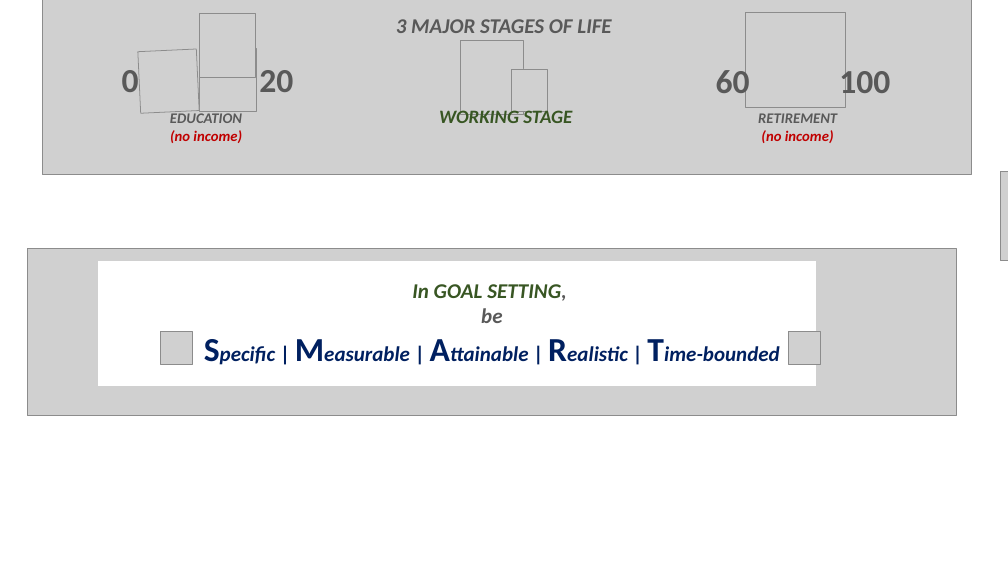
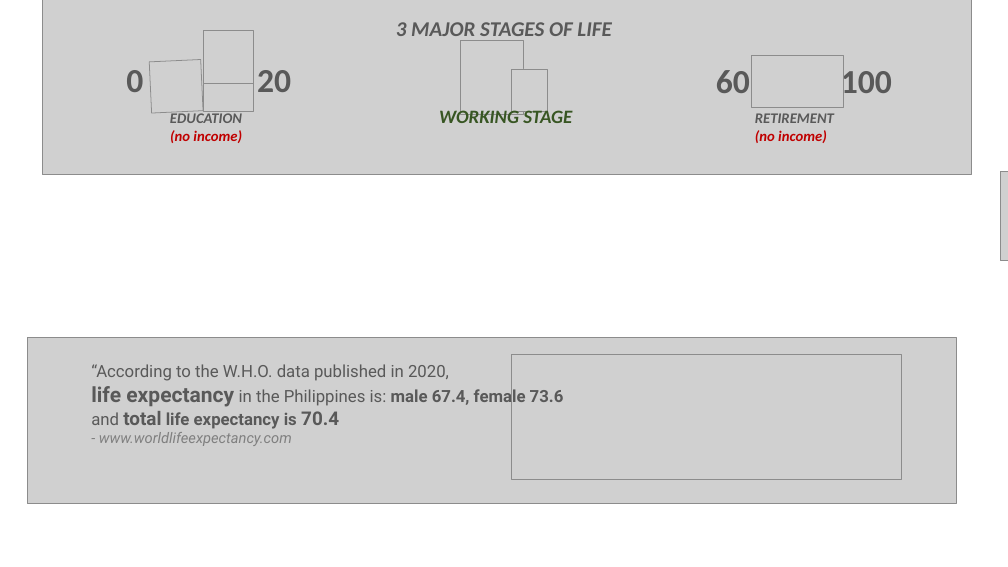
Before and after one commit to g33line/M1Tracker, a slide deck: slide 2 of mp1images/carousel pics.pptx. Drawn at 1008x567 pixels with LibreOffice and Linux fonts; fonts in the diff are those of the drawing; grey boxes stand for pictures; background and template pictures are left out. Boxes give left, top, right and bottom in pixels: in the first picture for what was removed or moved away, otherwise in the second. Text is boxed around its words. In the diff, an @@ line names an element or a change of style, - is before the commit and + after.

```diff
--- a/mp1images/carousel pics.pptx
+++ b/mp1images/carousel pics.pptx
@@ text "3 MAJOR STAGES OF LIFE" rewrapped from [396, 19, 611, 33] to [396, 22, 611, 43] @@
@@ picture removed at [745, 12, 846, 107] @@
@@ text "0" rewrapped from [122, 64, 139, 92] to [126, 70, 143, 92] @@
@@ picture: place and size @@
-picture at [138, 49, 199, 114]
+picture at [149, 59, 203, 113]
@@ picture: place and size @@
-picture at [200, 48, 256, 111]
+picture at [203, 59, 253, 112]
@@ picture: place and size @@
-picture at [199, 14, 256, 77]
+picture at [203, 30, 253, 83]
@@ picture added at [752, 55, 843, 107] @@
@@ picture added at [27, 337, 957, 504] @@
@@ picture added at [512, 355, 902, 479] @@
@@ group removed at [27, 249, 957, 416]: 3 pictures, 1 rectangle, 1 text @@
-In GOAL SETTING,
-be
-Specific | Measurable | Attainable | Realistic | Time-bounded
@@ text added at [91, 364, 564, 446], 16 pt, text #595959 @@
+“According to the W.H.O. data published in 2020,
+life expectancy in the Philippines is: male 67.4, female 73.6 and total life expectancy is 70.4
+- www.worldlifeexpectancy.com
```
Also in this commit, not shown: 2 slides added, 2 slides removed, 7 other files.
